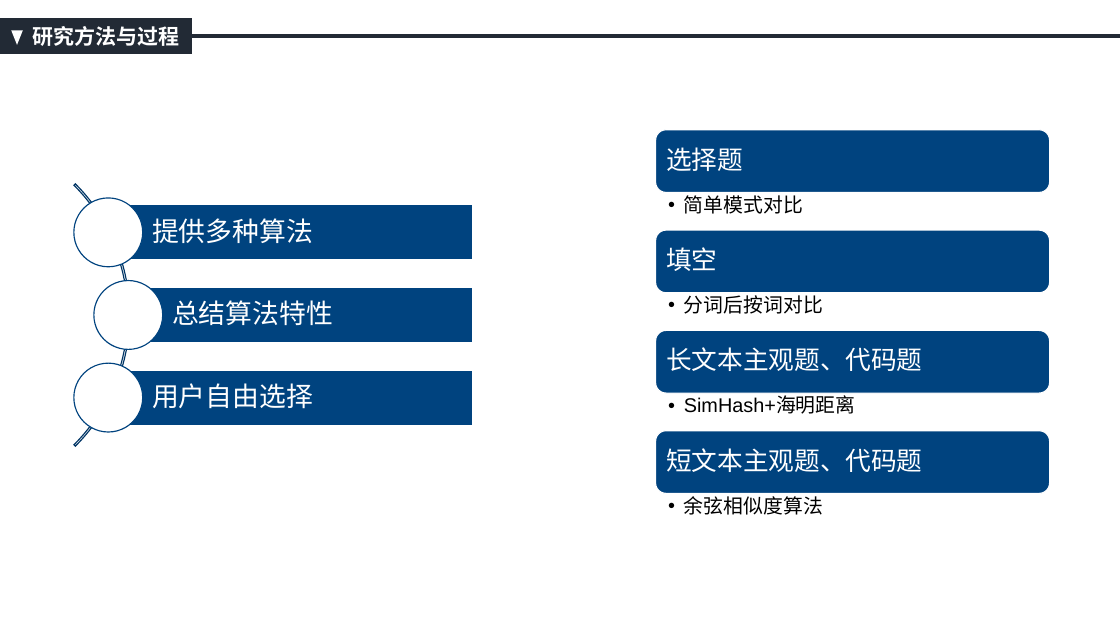
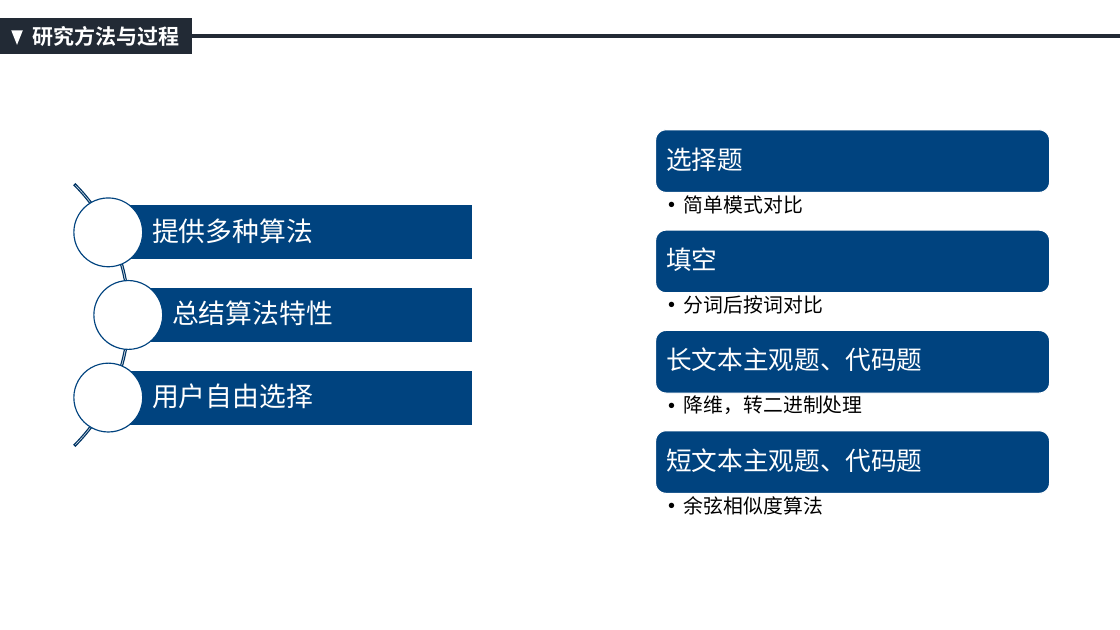
Before and after one commit to RuiqiYing/CodeSimility, a slide deck: slide 12 of docs/开题/开题答辩.pptx. Drawn at 1120x630 pixels with LibreOffice and Linux fonts; fonts in the diff are those of the drawing. Boxes give left, top, right and bottom in pixels: in the first picture for what was removed or moved away, otherwise in the second. Text is boxed around its words. In the diff, an @@ line names an element or a change of style, - is before the commit and + after.

```diff
--- a/docs/开题/开题答辩.pptx
+++ b/docs/开题/开题答辩.pptx
@@ text at (684, 392, 863, 414): text changed @@
-  • SimHash+海明距离
+  • 降维，转二进制处理
```
Also in this commit, not shown: 2 other slides changed, 4 other files.
